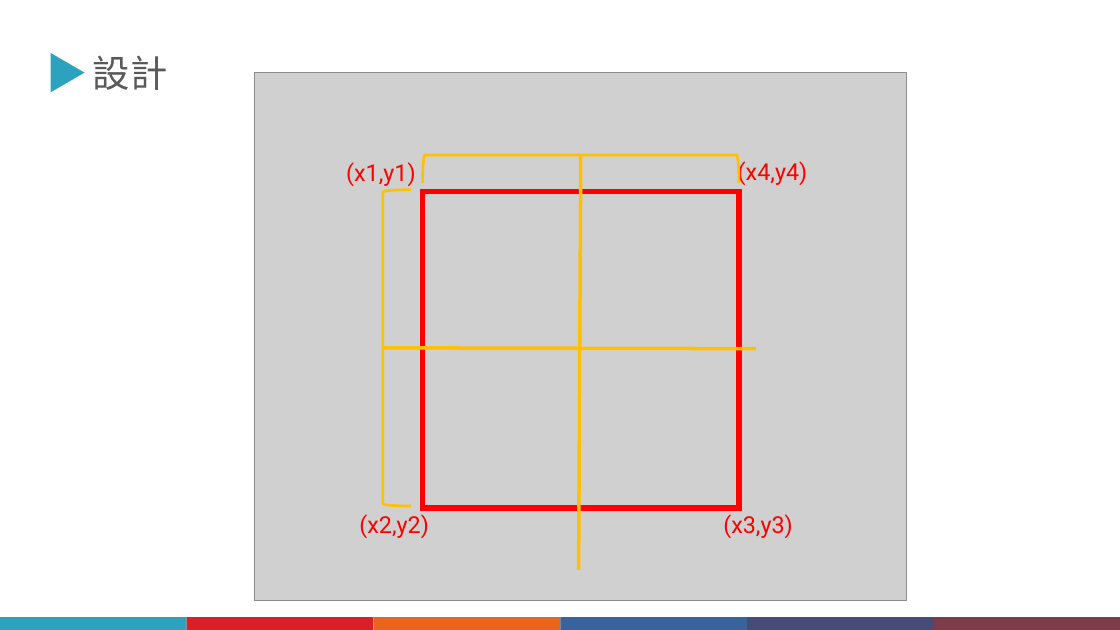
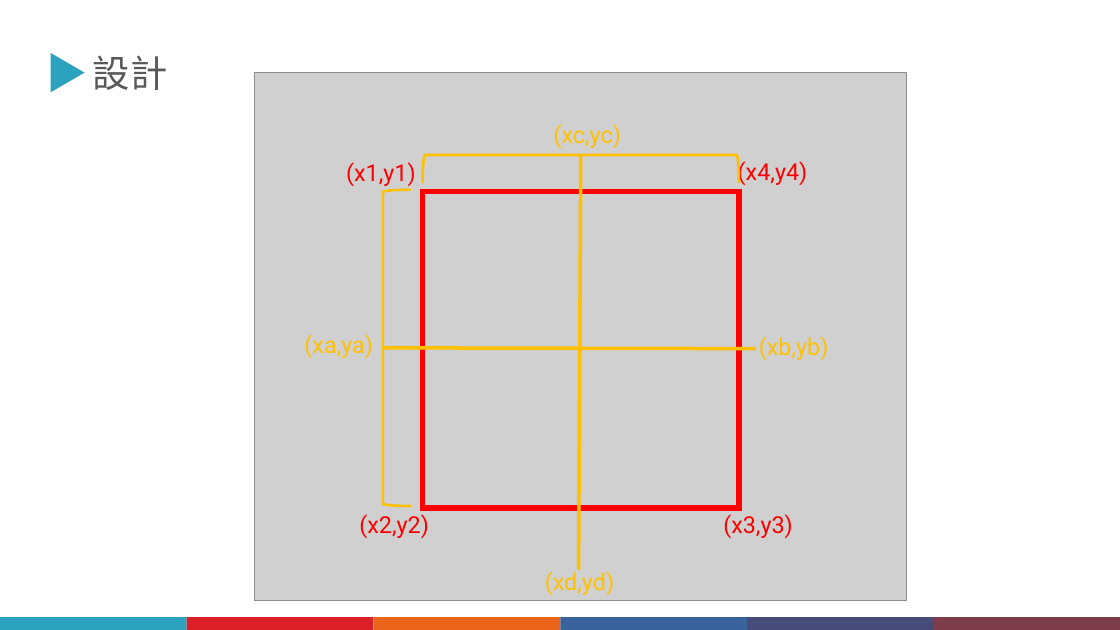
Before and after one commit to JiangXiu01/1091-EmbeddedImageProcessing, a slide deck: slide 10 of 期中報告/1092嵌入式影像_期中報告202105211327.pptx (slide 12 before the commit). Drawn at 1120x630 pixels with LibreOffice and Linux fonts; fonts in the diff are those of the drawing; grey boxes stand for pictures. Boxes give left, top, right and bottom in pixels: in the first picture for what was removed or moved away, otherwise in the second. Text is boxed around its words. In the diff, an @@ line names an element or a change of style, - is before the commit and + after.

```diff
--- a/期中報告/1092嵌入式影像_期中報告202105211327.pptx
+++ b/期中報告/1092嵌入式影像_期中報告202105211327.pptx
@@ group added at [304, 124, 829, 595]: 4 texts @@
+(xa,ya)
+(xc,yc)
+(xb,yb)
+(xd,yd)
```
Also in this commit, not shown: 8 other slides changed, 4 slides added, 3 slides removed.
